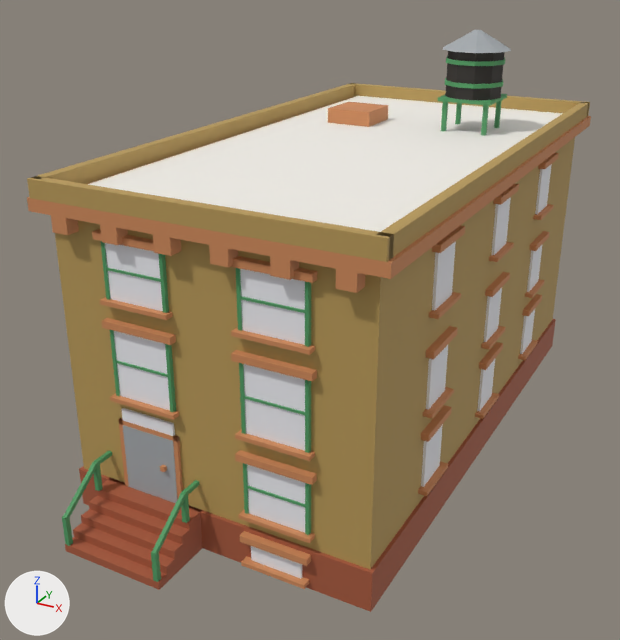
What one commit did to the Blender file assets/managed-models/buildings/house-1x2-3f-brownstone-a/house-1x2-3f-brownstone-a.blend.
Both versions are drawn from a 50 mm lens placed at (1.141, -2.345, 1.523), pointed at (-0.066, -0.15, 0.425). Every picture has the same lights, and +X, +Y and +Z are marked at lower left. The first picture is the older version.

In view in the first picture: 'house-1x2-3f-brownstone-a'.
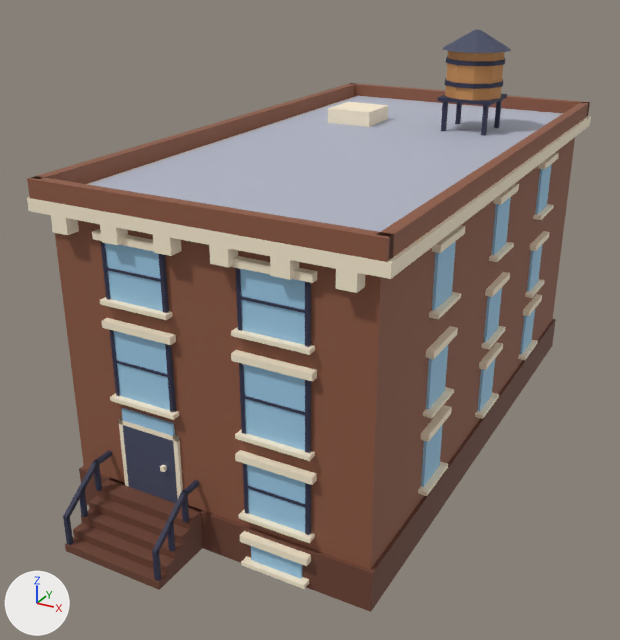
Location of each change, (x1, y1, x2, y2) in pixels of the pictures (620 x 640 px; the box of a moved part takes in the faces that stretch with it):
```json
{"part": 1, "of": "me_house_1x2_3f_brownstone_a", "change": "added", "after": [78, 488, 88, 517]}
{"part": 2, "of": "me_house_1x2_3f_brownstone_a", "change": "moved or reshaped", "before": [62, 452, 200, 582], "after": [63, 452, 200, 581]}
{"part": 3, "of": "me_house_1x2_3f_brownstone_a", "change": "surface changed", "before": [27, 30, 591, 612], "after": [27, 30, 591, 612]}
```

The change, as JSON lines over the scene's bpy script:
```json
{"block": "me_house_1x2_3f_brownstone_a", "where": "# used by ob_house_1x2_3f_brownstone_a; location = (0.0, 0.0, 0.0)"}
{"op": "remove", "block": "me_house_1x2_3f_brownstone_a", "code": "me_house_1x2_3f_brownstone_a.from_pydata(...)  # 1376 vertices, 1020 faces; spans x -0.5..0.5, y -1.0..0.98, z 0.0..1.26"}
{"op": "add", "block": "me_house_1x2_3f_brownstone_a", "code": "me_house_1x2_3f_brownstone_a.from_pydata(...)  # 1392 vertices, 1032 faces; spans x -0.5..0.5, y -1.0..0.98, z 0.0..1.26"}
{"block": "me_house_1x2_3f_brownstone_a", "change": "me_house_1x2_3f_brownstone_a part 1: a new loose piece, a box spanning x -0.356..-0.344, y -0.931..-0.919, z 0.072..0.164, in mat_m_house_1x2_3f_brownstone_a"}
{"block": "me_house_1x2_3f_brownstone_a", "change": "me_house_1x2_3f_brownstone_a part 2"}
{"block": "me_house_1x2_3f_brownstone_a", "change": "6 vertices are removed from x -0.36..-0.04, y -1.0..-0.99, z 0.02..0.11"}
{"block": "me_house_1x2_3f_brownstone_a", "change": "38 faces are deleted"}
{"block": "me_house_1x2_3f_brownstone_a", "change": "2 vertices move from x -0.06..-0.04, y -1.0, z 0.11 to x -0.06..-0.04, y -0.93, z 0.16"}
{"block": "me_house_1x2_3f_brownstone_a", "change": "14 vertices are added at x -0.36..-0.04, y -1.0..-0.92, z 0.02..0.16"}
{"block": "me_house_1x2_3f_brownstone_a", "change": "44 new faces join them"}
{"block": "me_house_1x2_3f_brownstone_a", "change": "me_house_1x2_3f_brownstone_a part 3: 982 kept faces spanning x -0.5..0.5, y -1.0..0.98, z 0.0..1.26 get new texture (UV) coordinates"}
```
